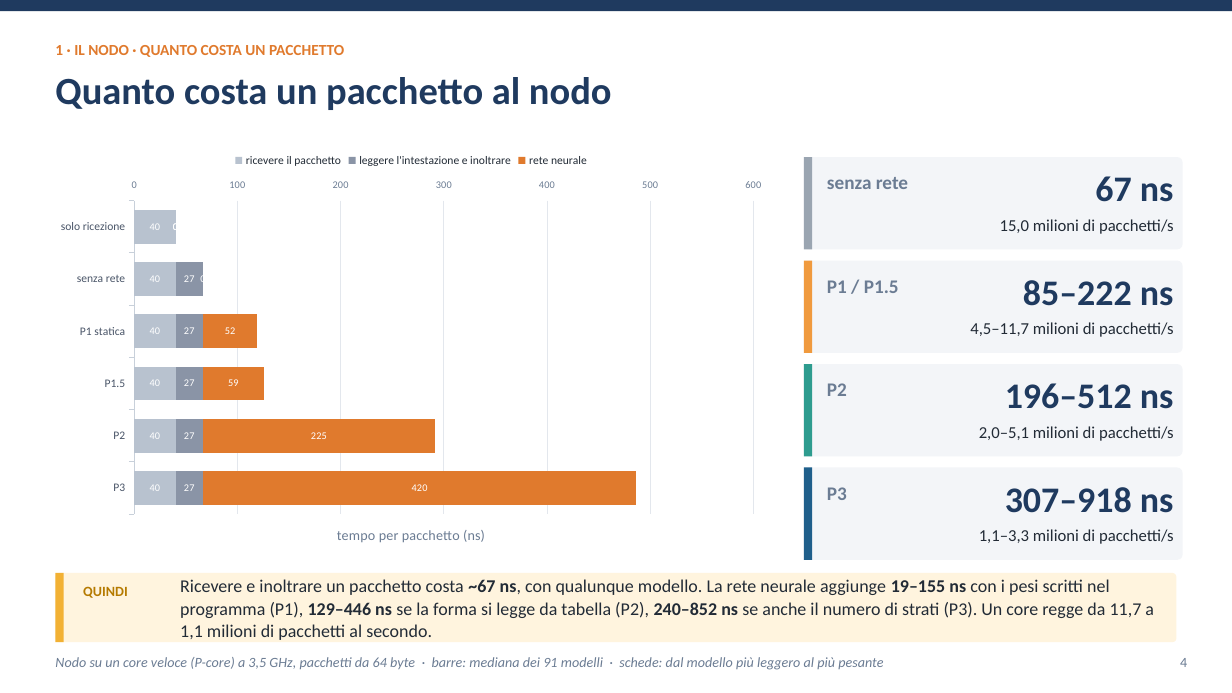
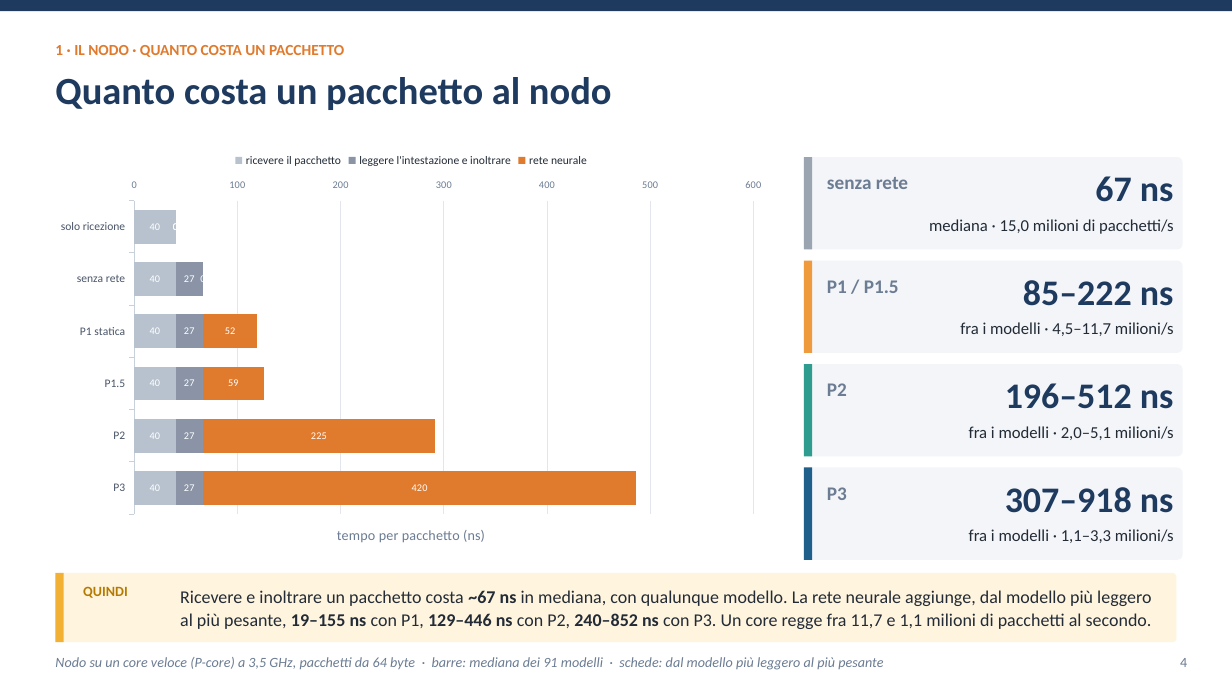
Before and after one commit to ettore-cantile/ipa_lab, a slide deck: slide 4 of docs/Inferenza di una rete neurale nel kernel Linux con eBPF XDP.pptx. Drawn at 1232x693 pixels with LibreOffice and Linux fonts; fonts in the diff are those of the drawing. Boxes give left, top, right and bottom in pixels: in the first picture for what was removed or moved away, otherwise in the second. Text is boxed around its words. In the diff, an @@ line names an element or a change of style, - is before the commit and + after.

```diff
--- a/docs/Inferenza di una rete neurale nel kernel Linux con eBPF XDP.pptx
+++ b/docs/Inferenza di una rete neurale nel kernel Linux con eBPF XDP.pptx
@@ text at (929,219,1174,234): text changed @@
-15,0 milioni di pacchetti/s
+mediana · 15,0 milioni di pacchetti/s
@@ text at (960,322,1174,336): text changed @@
-4,5–11,7 milioni di pacchetti/s
+fra i modelli · 4,5–11,7 milioni/s
@@ text at (969,426,1174,440): text changed @@
-2,0–5,1 milioni di pacchetti/s
+fra i modelli · 2,0–5,1 milioni/s
@@ text at (969,529,1174,543): text changed @@
-1,1–3,3 milioni di pacchetti/s
+fra i modelli · 1,1–3,3 milioni/s
@@ text at (180,590,1152,629): text changed @@
-Ricevere e inoltrare un pacchetto costa ~67 ns, con qualunque modello. La rete neurale aggiunge 19–155 ns con i pesi scritti nel programma (P1), 129–446 ns se la forma si legge da tabella (P2), 240–852 ns se anche il numero di strati (P3). Un core regge da 11,7 a 1,1 milioni di pacchetti al secondo.
+Ricevere e inoltrare un pacchetto costa ~67 ns in mediana, con qualunque modello. La rete neurale aggiunge, dal modello più leggero al più pesante, 19–155 ns con P1, 129–446 ns con P2, 240–852 ns con P3. Un core regge fra 11,7 e 1,1 milioni di pacchetti al secondo.
```
Also in this commit, not shown: 20 other slides changed, 11 other files.
